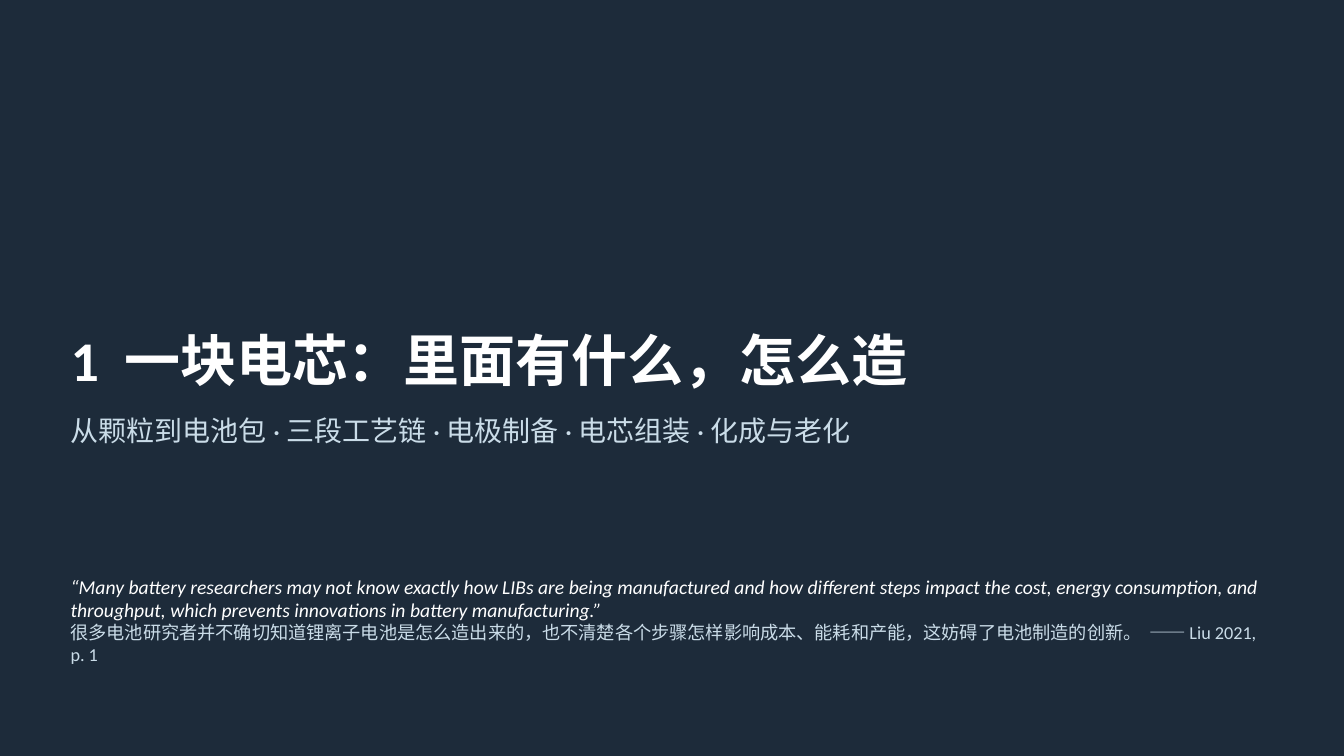
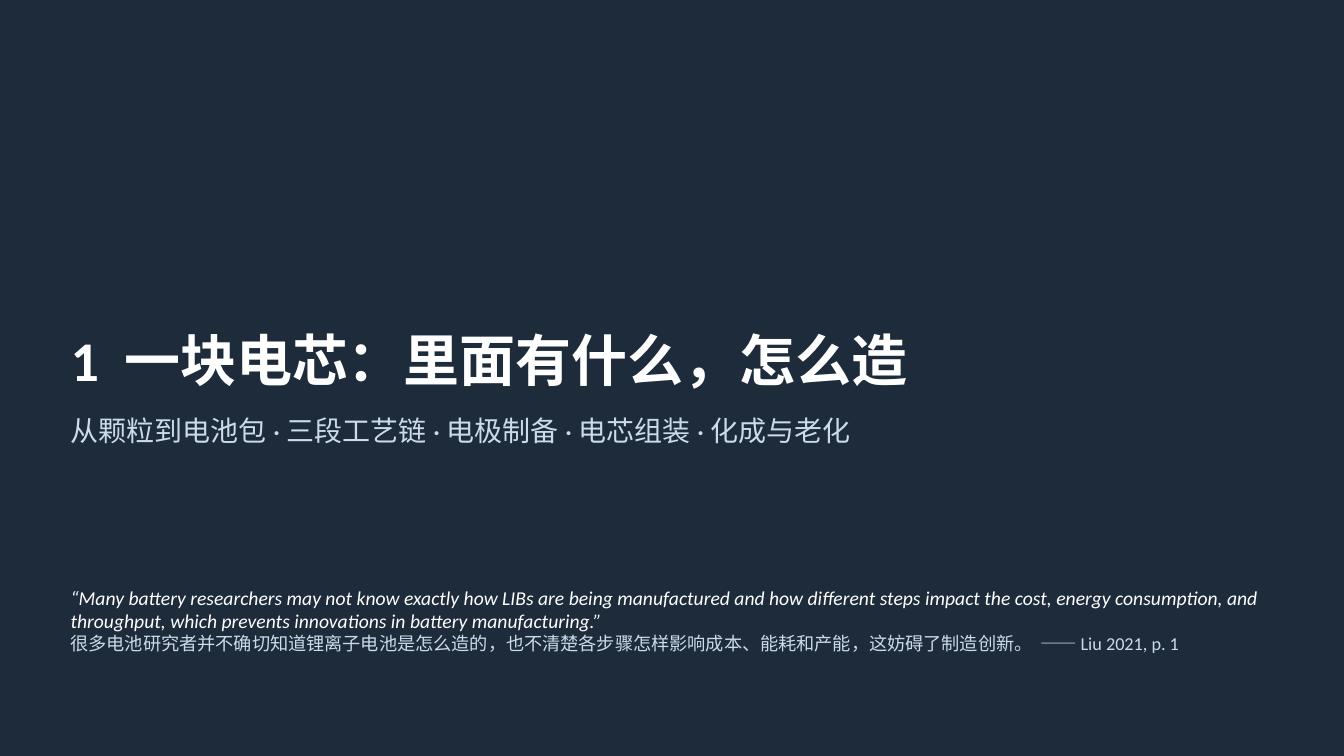
Before and after one commit to zhaoyuw44-lang/Trash, a slide deck: slide 5 of slides/decks/batmfg/batmfg_ch1.pptx. Drawn at 1344x756 pixels with LibreOffice and Linux fonts; fonts in the diff are those of the drawing. Boxes give left, top, right and bottom in pixels: in the first picture for what was removed or moved away, otherwise in the second. Text is boxed around its words. In the diff, an @@ line names an element or a change of style, - is before the commit and + after.

```diff
--- a/slides/decks/batmfg/batmfg_ch1.pptx
+++ b/slides/decks/batmfg/batmfg_ch1.pptx
@@ text at (71,634,1179,653): text changed @@
-很多电池研究者并不确切知道锂离子电池是怎么造出来的，也不清楚各个步骤怎样影响成本、能耗和产能，这妨碍了电池制造的创新。 —— Liu 2021, p. 1
+很多电池研究者并不确切知道锂离子电池是怎么造的，也不清楚各步骤怎样影响成本、能耗和产能，这妨碍了制造创新。 —— Liu 2021, p. 1
```
Also in this commit, not shown: 2 other slides changed, 4 other files.
